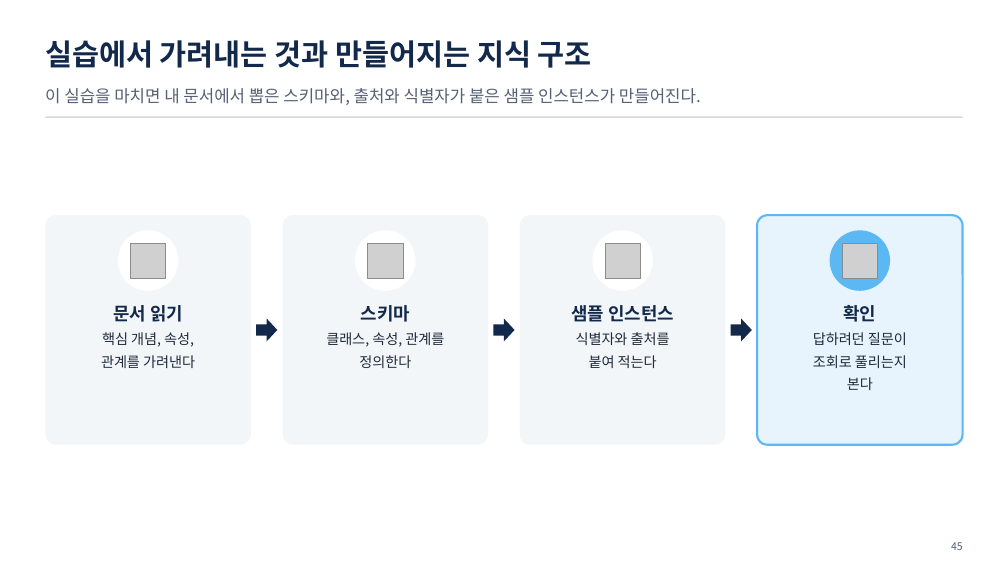
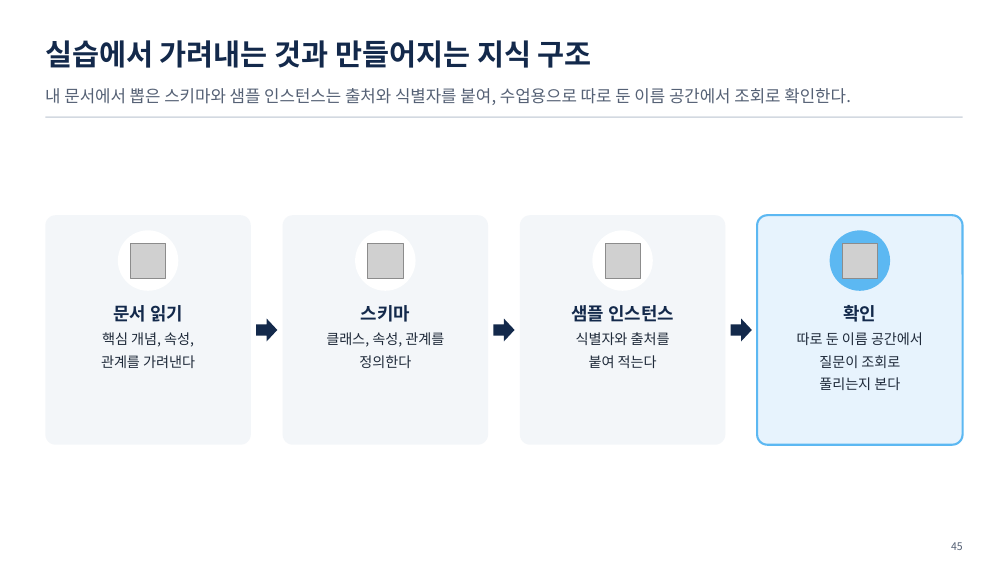
Before and after one commit to uengine-oss/hyd-iot-edu, a slide deck: slide 45 of docs/교재/실전반/08일차/실전반_08일차.pptx. Drawn at 1008x567 pixels with LibreOffice and Linux fonts; fonts in the diff are those of the drawing; grey boxes stand for pictures. Boxes give left, top, right and bottom in pixels: in the first picture for what was removed or moved away, otherwise in the second. Text is boxed around its words. In the diff, an @@ line names an element or a change of style, - is before the commit and + after.

```diff
--- a/docs/교재/실전반/08일차/실전반_08일차.pptx
+++ b/docs/교재/실전반/08일차/실전반_08일차.pptx
@@ text at [45,88,851,105]: text changed @@
-이 실습을 마치면 내 문서에서 뽑은 스키마와, 출처와 식별자가 붙은 샘플 인스턴스가 만들어진다.
+내 문서에서 뽑은 스키마와 샘플 인스턴스는 출처와 식별자를 붙여, 수업용으로 따로 둔 이름 공간에서 조회로 확인한다.
@@ text at [797,332,923,390]: text changed @@
-답하려던 질문이
-조회로 풀리는지
-본다
+따로 둔 이름 공간에서
+질문이 조회로
+풀리는지 본다
```
Also in this commit, not shown: 47 other slides changed, 2 slides added, 1 slide removed, 27 other files.
